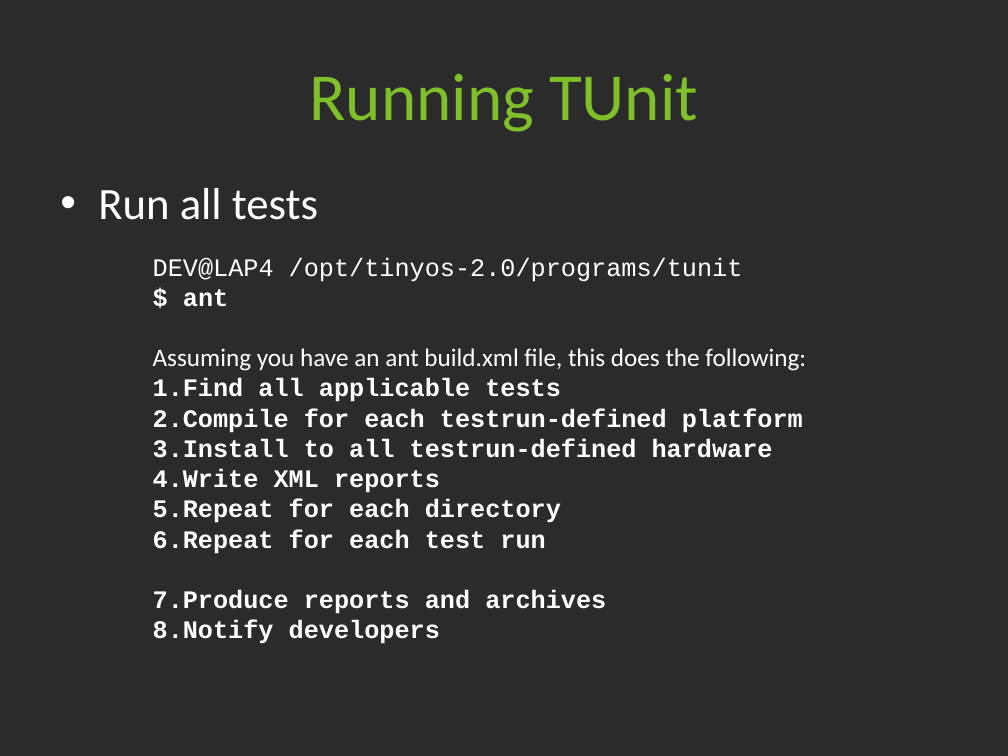
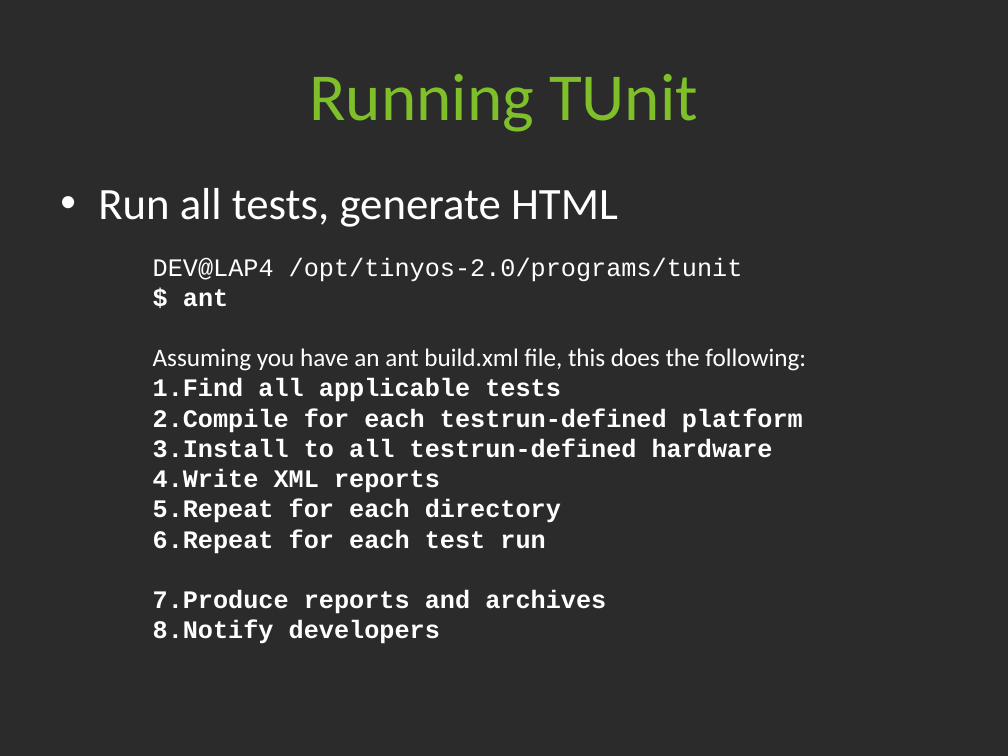
Before and after one commit to tyll/tinyos-2.x-contrib, a slide deck: slide 32 of tunit/docs/TUnit Intro.ppt (slide 30 before the commit). Drawn at 1008x756 pixels with LibreOffice and Linux fonts; fonts in the diff are those of the drawing; background and template pictures are left out; a plain dark background stands for a picture behind light text. Boxes give left, top, right and bottom in pixels: in the first picture for what was removed or moved away, otherwise in the second. Text is boxed around its words. In the diff, an @@ line names an element or a change of style, - is before the commit and + after.

Commit message:
Added a few new features to the tunit intro

```diff
--- a/tunit/docs/TUnit Intro.ppt
+++ b/tunit/docs/TUnit Intro.ppt
@@ text at bbox=[98, 188, 618, 227]: text changed @@
-• Run all tests
+• Run all tests, generate HTML
```
Also in this commit, not shown: 1 other slide changed, 2 slides added.
